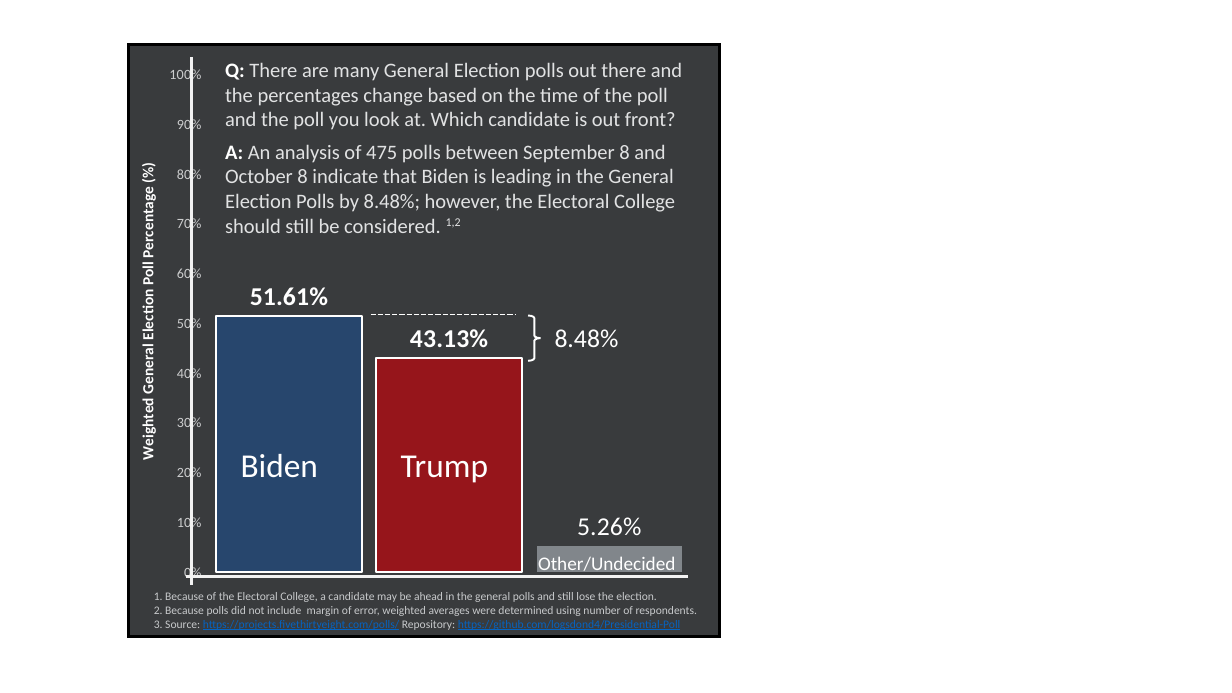
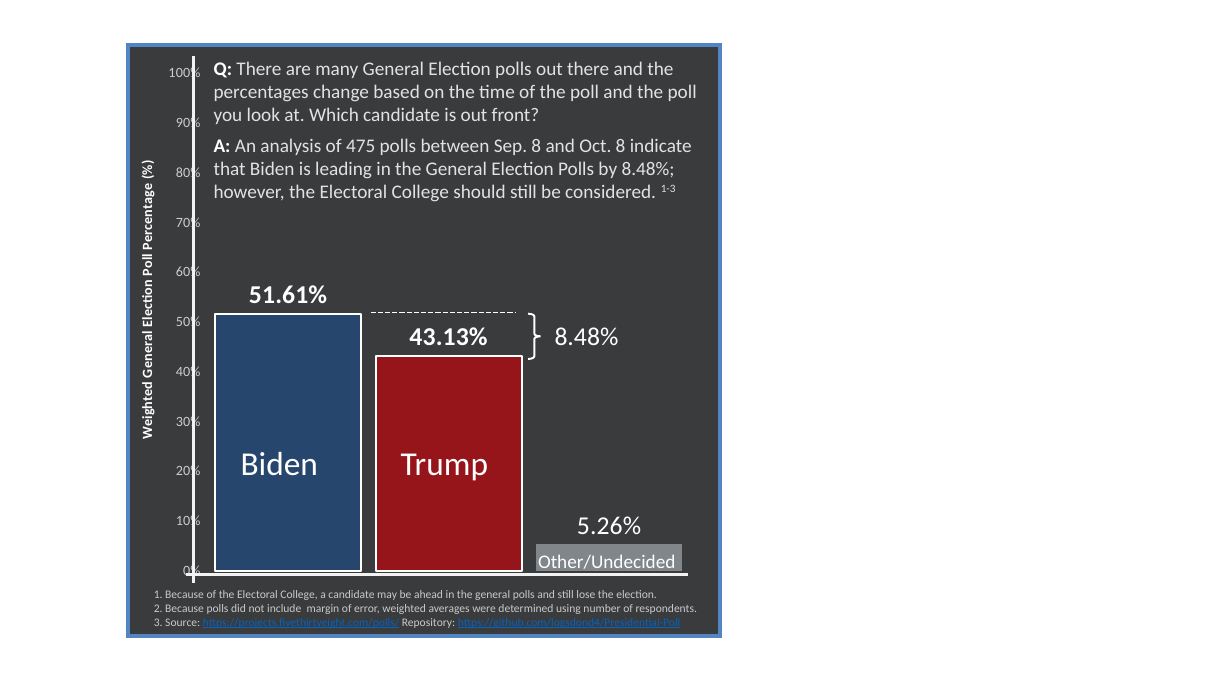
Before and after one commit to logsdond4/Presidential-Poll, a slide deck: slide 1 of Data Visualization/General Election Results_09_08-10_08_instagram.pptx. Drawn at 1232x693 pixels with LibreOffice and Linux fonts; fonts in the diff are those of the drawing. Boxes give left, top, right and bottom in pixels: in the first picture for what was removed or moved away, otherwise in the second. Text is boxed around its words. In the diff, an @@ line names an element or a change of style, - is before the commit and + after.

```diff
--- a/Data Visualization/General Election Results_09_08-10_08_instagram.pptx
+++ b/Data Visualization/General Election Results_09_08-10_08_instagram.pptx
@@ column chart at (114,54,705,590) @@
@@ value axis changed @@
@@ rectangle at (128,45,720,637): outline #000000 2.25 pt to #E44048 3 pt @@
@@ text "Q: There are many General ...": place and size @@
-text "Q: There are many General ..." at (225,62,682,233)
+text "Q: There are many General ..." at (214,61,697,202)
@@ text at (214,61,697,124): size 16 to 15 pt in "Q: There are many General Election polls ..." @@
@@ text at (214,138,692,202): text changed; size 16 to 15 pt @@
-A: An analysis of 475 polls between September 8 and October 8 indicate that Biden is leading in the General Election Polls by 8.48%; however, the Electoral College should still be considered. 1,2
+A: An analysis of 475 polls between Sep. 8 and Oct. 8 indicate that Biden is leading in the General Election Polls by 8.48%; however, the Electoral College should still be considered. 1-3
```
Also in this commit, not shown: 1 other file.
